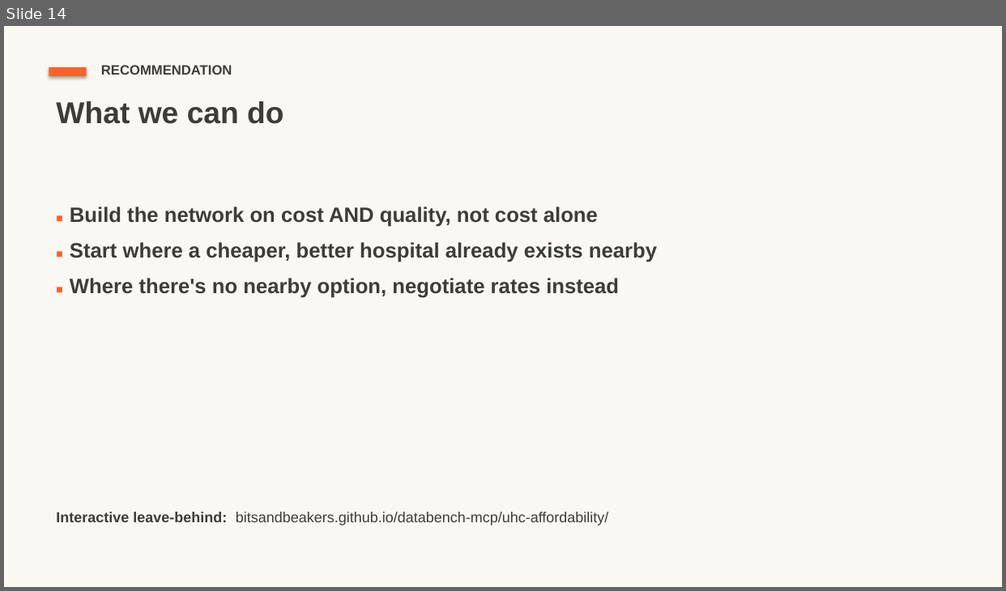
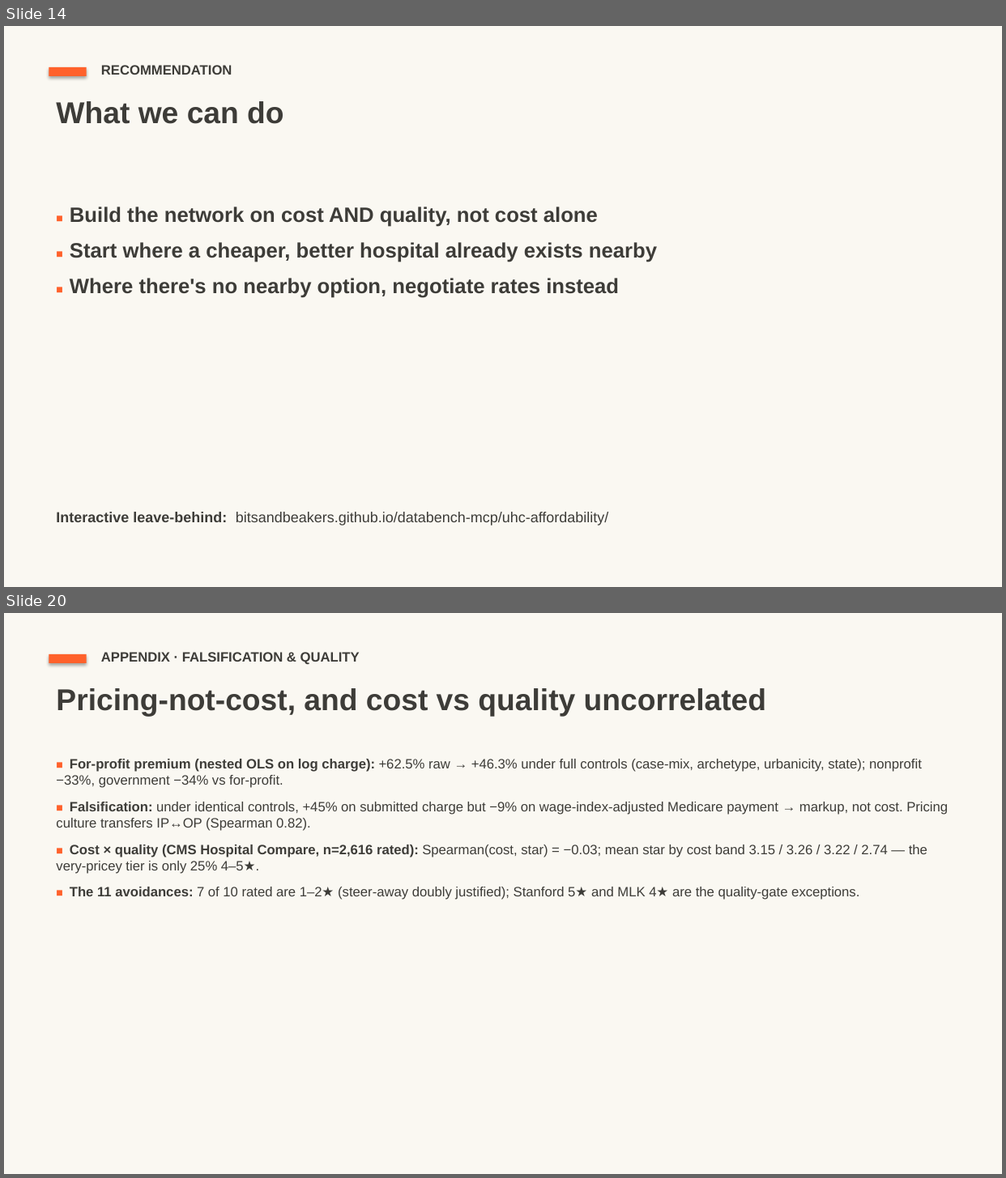
Before and after one commit to bitsandbeakers/databench-mcp, a slide deck: docs/slides/UHC_Affordability_Deck_readahead.pptx. Shown one above the other, each under a label of ours: slide 14 before the commit, slides 14 and 20 after it; the slides between them are not shown. The pictures are 1006x591 and 1006x1178 pixels, drawn with LibreOffice and Linux fonts; fonts in the diff are those of the drawing. Boxes give left, top, right and bottom in pixels: in the first picture for what was removed or moved away, otherwise in the second. Text is boxed around its words. In the diff, an @@ line names an element or a change of style, - is before the commit and + after.

```diff
--- a/docs/slides/UHC_Affordability_Deck_readahead.pptx
+++ b/docs/slides/UHC_Affordability_Deck_readahead.pptx
@@ slide 20 added at box(4, 613, 1002, 1174), background #FAF8F2 @@
@@ rectangle added at box(49, 654, 87, 663), fill #FF612B @@
@@ text added at box(101, 652, 360, 665), 13 pt, text #3D3C38, bold @@
+APPENDIX · FALSIFICATION & QUALITY
@@ text added at box(56, 688, 766, 717), 29 pt, text #3D3C38, bold @@
+Pricing-not-cost, and cost vs quality uncorrelated
@@ text added at box(56, 759, 948, 900), 13 pt, text #3D3C38 @@
+■ For-profit premium (nested OLS on log charge): +62.5% raw → +46.3% under full controls (case-mix, archetype, urbanicity, state); nonprofit −33%, government −34% vs for-profit.
+■ Falsification: under identical controls, +45% on submitted charge but −9% on wage-index-adjusted Medicare payment → markup, not cost. Pricing culture transfers IP↔OP (Spearman 0.82).
+■ Cost × quality (CMS Hospital Compare, n=2,616 rated): Spearman(cost, star) = −0.03; mean star by cost band 3.15 / 3.26 / 3.22 / 2.74 — the very-pricey tier is only 25% 4–5★.
+■ The 11 avoidances: 7 of 10 rated are 1–2★ (steer-away doubly justified); Stanford 5★ and MLK 4★ are the quality-gate exceptions.
```
Also in this commit, not shown: 1 slide changed, 6 other slides added.
